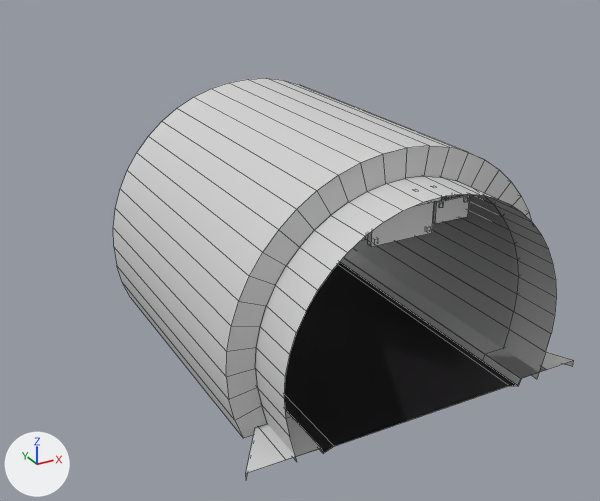
The FBX model Assets/Models/RuasTICTunel.fbx as it was, and as the next commit left it.
The view is the same before and after, from a 50 mm lens placed at (-11.2, -13.8, 12.2), pointed at (1.0, 8.3, 1.2). The axes (+X, +Y, +Z) are drawn at lower left. The lights are the same throughout. Mesh edges are drawn as thin lines. Where no turn or scale is listed for an object, it has been applied to the vertices.

The first picture shows 'EntradaTunelArco', 'EntradaTunelRua', 'MeioTunelArco', 'MeioTunelRua'.
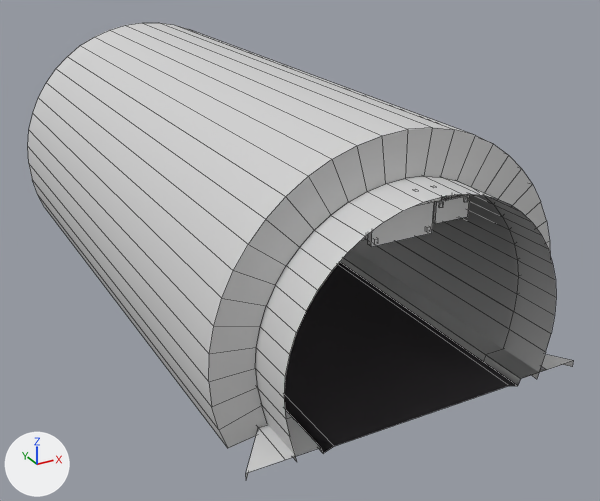
The change, as JSON lines over the scene's bpy script:
```json
{"block": "me_mesh_004", "where": "# used by ob_meiotunelrua; location = (0.0, 0.0, 0.0)"}
{"op": "remove", "block": "me_mesh_004", "code": "me_mesh_004.from_pydata(...)  # 16 vertices, 7 faces; spans x -4.01..4.0, y -0.02..10.0, z 0.0..0.2"}
{"op": "add", "block": "me_mesh_004", "code": "me_mesh_004.from_pydata(...)  # 16 vertices, 7 faces; spans x -4.0..4.0, y 0.0..10.0, z 0.0..0.2"}
{"block": "me_mesh_004", "change": "me_mesh_004 part 4: edges marked sharp go from 2 to 4"}
{"block": "me_mesh_001", "where": "# used by ob_entradatunelarco; location = (0.0, 0.0, 0.0)"}
{"op": "remove", "block": "me_mesh_001", "code": "me_mesh_001.from_pydata(...)  # 300 vertices, 219 faces; spans x -4.77..4.77, y 1.39..10.0, z 0.01..6.63"}
{"op": "add", "block": "me_mesh_001", "code": "me_mesh_001.from_pydata(...)  # 300 vertices, 219 faces; spans x -5.21..5.2, y 1.39..20.0, z -0.14..7.07"}
{"block": "me_mesh_001", "change": "me_mesh_001 part 3: 62 of 300 vertices moved; they spanned x -4.77..4.77, y 1.43..10.0, z 0.01..6.63 and now span x -5.21..5.2, y 1.43..20.0, z -0.14..7.07; mean shift (0.0, 5.0, 0.19); largest move (-4.6, 10.0, 0.59) -> (-5.02, 20.0, 0.48)"}
{"block": "me_mesh_005", "where": "me_mesh_005.from_pydata(...)  # 26 vertices, 13 faces; spans x -5.0..5.0, y 0.0..10.03, z 0.0..0.21"}
{"block": "me_mesh_005", "where": "# used by ob_entradatunelrua; location = (0.0, 0.0, 0.0)"}
{"block": "me_mesh_005", "change": "me_mesh_005 part 1"}
{"op": "set", "path": "me_mesh_005.vertices[3].co", "old": "(3.0, 9.98, 0.0)", "new": "(3.0, 10.0, 0.0)"}
{"op": "set", "path": "me_mesh_005.vertices[8].co", "old": "(3.75, 10.03, 0.21)", "new": "(4.0, 10.0, 0.2)"}
{"op": "set", "path": "me_mesh_005.vertices[11].co", "old": "(4.25, 1.49, 0.01)", "new": "(4.0, 1.4, 0.0)"}
{"op": "set", "path": "me_mesh_005.vertices[12].co", "old": "(4.28, 1.44, 0.21)", "new": "(4.0, 1.4, 0.2)"}
{"op": "set", "path": "me_mesh_005.vertices[13].co", "old": "(3.07, 1.44, 0.2)", "new": "(3.07, 1.4, 0.2)", "note": "pixel (484, 354) -> pixel (485, 354)"}
{"op": "set", "path": "me_mesh_005.vertices[14].co", "old": "(3.0, 1.44, 0.0)", "new": "(3.0, 1.4, 0.0)", "note": "pixel (482, 361) -> pixel (483, 361)"}
{"block": "me_mesh_005", "change": "me_mesh_005 part 2"}
{"op": "set", "path": "me_mesh_005.vertices[17].co", "old": "(-3.77, 10.0, 0.21)", "new": "(-4.0, 10.0, 0.2)"}
{"op": "set", "path": "me_mesh_005.vertices[21].co", "old": "(-3.07, 9.98, 0.2)", "new": "(-3.07, 10.0, 0.2)"}
{"op": "set", "path": "me_mesh_005.vertices[22].co", "old": "(-3.9, 1.69, 0.01)", "new": "(-4.0, 1.4, 0.0)"}
{"op": "set", "path": "me_mesh_005.vertices[23].co", "old": "(-4.06, 1.44, 0.2)", "new": "(-4.0, 1.4, 0.2)", "note": "pixel (255, 427) -> pixel (258, 427)"}
{"op": "set", "path": "me_mesh_005.vertices[24].co", "old": "(-3.07, 1.43, 0.2)", "new": "(-3.07, 1.4, 0.2)", "note": "pixel (291, 416) -> pixel (292, 416)"}
{"op": "set", "path": "me_mesh_005.vertices[25].co", "old": "(-3.0, 1.43, 0.0)", "new": "(-3.0, 1.4, 0.0)"}
```

Boxes (x1, y1, x2, y2) around the edits, measured in the pictures (600 x 501 px; the box of a moved part takes in the faces that stretch with it):
```json
{"object": "EntradaTunelArco", "change": "reshaped", "before": [113, 78, 532, 438], "after": [28, 23, 550, 448], "on screen": "25% wider, 18% taller"}
{"object": "EntradaTunelRua", "change": "reshaped", "before": [246, 249, 573, 479], "after": [246, 250, 573, 479]}
{"part": 1, "of": "me_mesh_005", "change": "moved or reshaped", "before": [338, 249, 573, 386], "after": [338, 250, 573, 386]}
{"part": 2, "of": "me_mesh_005", "change": "moved or reshaped", "before": [246, 411, 323, 479], "after": [246, 428, 323, 479]}
{"part": 4, "of": "me_mesh_004", "change": "shading changed", "before": [285, 265, 508, 444], "after": [285, 265, 508, 444]}
```
